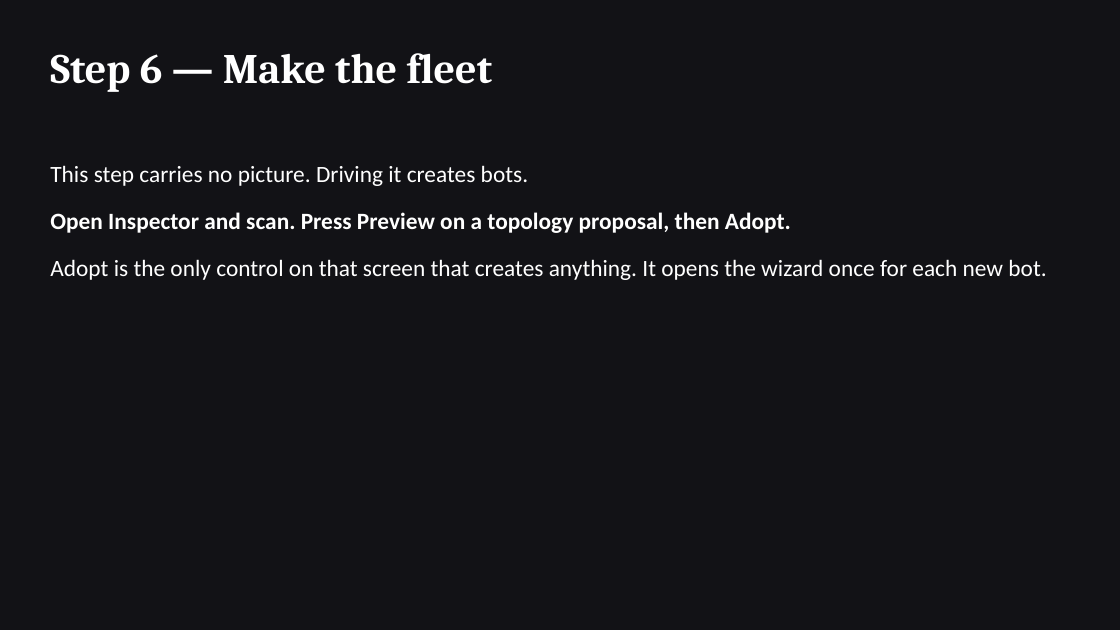
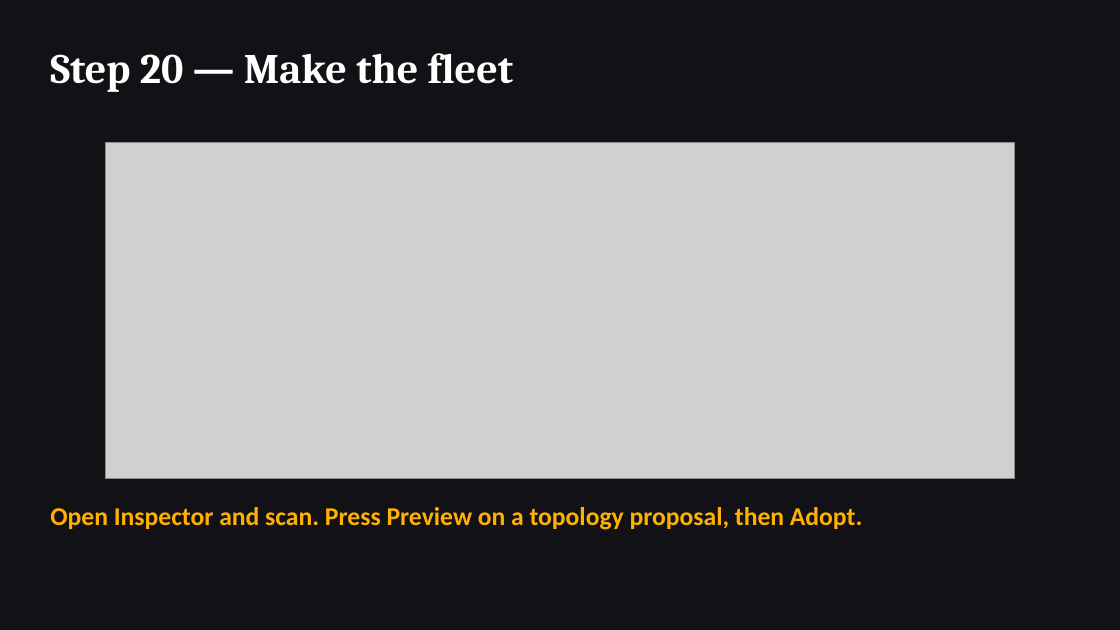
Before and after one commit to Acervator-LLC/ACERVATOR, a slide deck: slide 20 of docs/new-user-procedure/New-User-Procedure.pptx (slide 6 before the commit). Drawn at 1120x630 pixels with LibreOffice and Linux fonts; fonts in the diff are those of the drawing; grey boxes stand for pictures. Boxes give left, top, right and bottom in pixels: in the first picture for what was removed or moved away, otherwise in the second. Text is boxed around its words. In the diff, an @@ line names an element or a change of style, - is before the commit and + after.

```diff
--- a/docs/new-user-procedure/New-User-Procedure.pptx
+++ b/docs/new-user-procedure/New-User-Procedure.pptx
@@ text at <box>50,53,514,92</box>: text changed @@
-Step 6 — Make the fleet
+Step 20 — Make the fleet
@@ picture added at <box>105,143,1015,479</box> @@
@@ text removed at <box>50,165,1046,280</box> @@
-This step carries no picture. Driving it creates bots.
-Open Inspector and scan. Press Preview on a topology proposal, then Adopt.
-Adopt is the only control on that screen that creates anything. It opens the wizard once for each new bot.
@@ text added at <box>50,507,862,530</box>, 22 pt, text #FFB000, bold @@
+Open Inspector and scan. Press Preview on a topology proposal, then Adopt.
```
Also in this commit, not shown: 6 other slides changed, 20 slides added, 5 other files.
